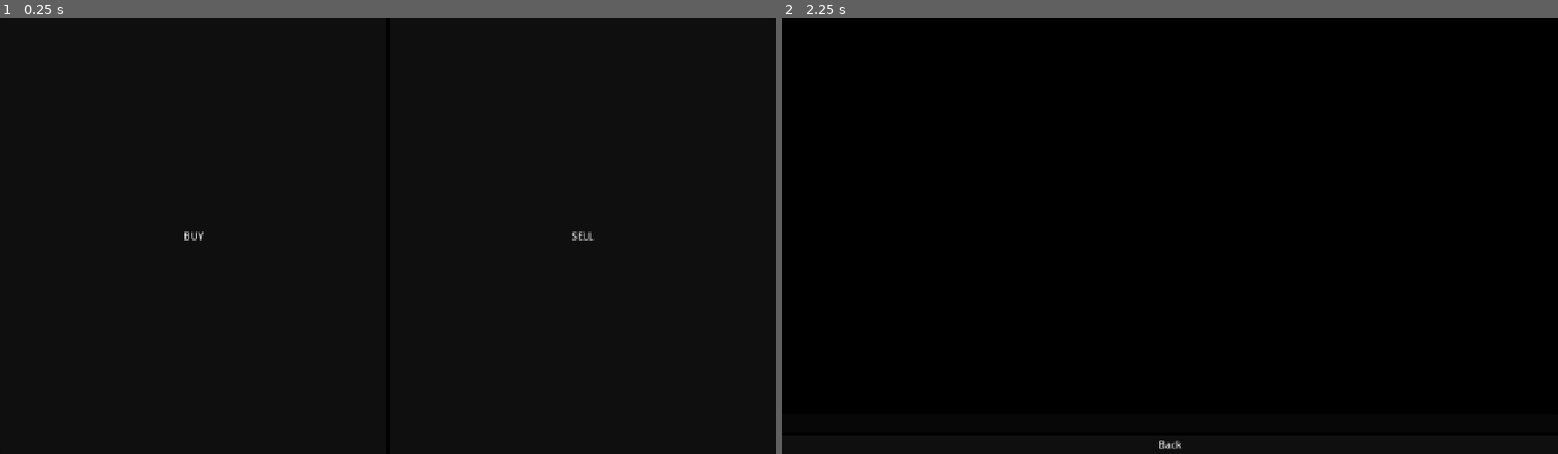
Above: before the commit, frames 1-2 (left to right).
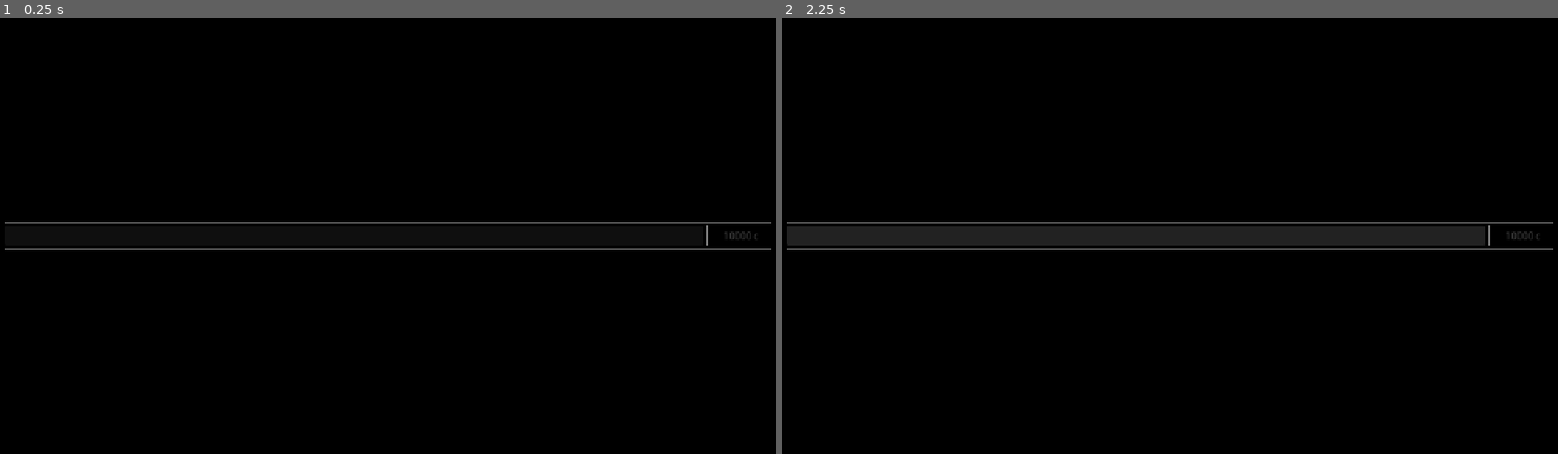
Above: after the commit, the same moments.

Repository: liamfmoran/1-bit-jam
Game: Godot game, scene res://scenes/ui/inventory_menu.tscn
Two runs of this game, one before a commit and one after it. Both use one fixed random seed, a clock stepped at 60 frames per second and the inputs below. This scene is started directly instead of the project's main scene. The engine's default icon, where the game draws it, is replaced by a stand-in: a white triangle on a blue panel in a dark square.
Inputs (mouse positions are in pixels of both pictures, inside the frame that each line leads up to):
- Up to frame 1 (0.25 s): no input
- Up to frame 2 (2.25 s): click (976, 236) at 0.5 s, where only the run before the commit has a clickable "BUY"; click (1170, 445) at 1.25 s, where only the run before the commit has a clickable "Back"; click (1138, 236) at 2.02 s

The runs differ from the first frame. In frame 1, 0.5% of the frame differs, in the area x 0-100%, y 46-54%; in frame 2, 4.5%, in the area x 0-100%, y 46-99%.

Commit message:
buying and selling works in shops

Diff:
--- /dev/null
+++ b/resources/items/test_item_3.tres
@@ -0,0 +1,11 @@
+[gd_resource type="Resource" script_class="ItemData" format=3 uid="uid://bjo1mylkwnkjg"]
+
+[ext_resource type="Script" uid="uid://bn83rld2thelr" path="res://resources/items/item_data.gd" id="1_ns85e"]
+
+[resource]
+script = ExtResource("1_ns85e")
+display_name = "Test_Item_3"
+description = "idk"
+mass = 1.0
+cost = 69
+metadata/_custom_type_script = "uid://bn83rld2thelr"
--- a/scenes/main.tscn
+++ b/scenes/main.tscn
@@ -23,6 +23,7 @@
 
 [node name="PostProcessLayer" type="CanvasLayer" parent="." unique_id=1923292393]
 layer = 2
+visible = false
 
 [node name="OneBitPost" type="ColorRect" parent="PostProcessLayer" unique_id=102847593]
 material = SubResource("ShaderMaterial_p9k2m")
--- a/scenes/ui/inventory_menu.gd
+++ b/scenes/ui/inventory_menu.gd
@@ -4,11 +4,7 @@
 
 @onready var inventory_list: VBoxContainer = %InventoryList
 @onready var shop_list: VBoxContainer = %ShopList
-@onready var buy_button: Button = $BuyMenu/ActionButton
-@onready var sell_button: Button = $SellMenu/ActionButton
-@onready var _home: Control = $Home
-@onready var _buy_menu: Control = $BuyMenu
-@onready var _sell_menu: Control = $SellMenu
+@onready var action_button: Button = %ActionButton
 
 var _inventory_group: ButtonGroup
 var _shop_group: ButtonGroup
@@ -20,13 +16,9 @@
 func _ready() -> void:
 	_inventory_group = ButtonGroup.new()
 	_shop_group = ButtonGroup.new()
-	buy_button.pressed.connect(_on_action_pressed)
-	sell_button.pressed.connect(_on_action_pressed)
-	buy_button.disabled = true
-	sell_button.disabled = true
+	action_button.pressed.connect(_on_action_pressed)
 	GameState.inventory_changed.connect(_refresh)
 	_refresh()
-	show_home()
 
 
 func set_parts(parts: Array[ItemData]) -> void:
@@ -37,11 +29,9 @@
 func _refresh() -> void:
 	_selected_item = null
 	_is_selling = false
-	buy_button.disabled = true
-	sell_button.disabled = true
 	_populate_inventory()
-	if not _shop_parts.is_empty():
-		_populate_shop()
+	%Credits.text = str(GameState.money) + ' c'
+	_populate_shop()
 
 
 func _populate_inventory() -> void:
@@ -73,11 +63,9 @@
 		_deselect_group(_shop_group)
 		_selected_item = item
 		_is_selling = true
-		sell_button.text = "Sell %s" % item.item_data.display_name
-		sell_button.disabled = false
+		action_button.text = 'Sell'
 	else:
 		_selected_item = null
-		sell_button.disabled = true
 
 
 func _on_shop_toggled(toggled_on: bool, item: Button) -> void:
@@ -85,11 +73,9 @@
 		_deselect_group(_inventory_group)
 		_selected_item = item
 		_is_selling = false
-		buy_button.text = "Buy"
-		buy_button.disabled = false
+		action_button.text = 'Buy'
 	else:
 		_selected_item = null
-		buy_button.disabled = true
 
 
 func _deselect_group(group: ButtonGroup) -> void:
@@ -105,35 +91,6 @@
 	if _is_selling:
 		GameState.sell_part(_selected_item.item_data)
 	else:
+		_shop_parts.erase(_selected_item.item_data)
+		print(_shop_parts)
 		GameState.buy_part(_selected_item.item_data)
-
-
-func show_buy():
-	_home.visible = false
-	_buy_menu.visible = true
-	_sell_menu.visible = false
-
-
-func show_sell():
-	_home.visible = false
-	_buy_menu.visible = false
-	_sell_menu.visible = true
-	_populate_inventory()
-
-
-func show_home():
-	_home.visible = true
-	_buy_menu.visible = false
-	_sell_menu.visible = false
-
-
-func _on_buy_button_button_down():
-	show_buy()
-
-
-func _on_back_button_button_down():
-	show_home()
-
-
-func _on_sell_button_button_down():
-	show_sell()
--- a/scenes/ui/inventory_menu.tscn
+++ b/scenes/ui/inventory_menu.tscn
@@ -12,7 +12,6 @@
 script = ExtResource("1_n5k8r")
 
 [node name="VBoxContainer" type="VBoxContainer" parent="." unique_id=553347918]
-visible = false
 layout_mode = 1
 anchors_preset = 15
 anchor_right = 1.0
@@ -24,96 +23,60 @@
 grow_horizontal = 2
 grow_vertical = 2
 
-[node name="InventoryLabel" type="Label" parent="VBoxContainer" unique_id=2128504697]
+[node name="ShopLabel" type="Label" parent="VBoxContainer" unique_id=2128504697]
 layout_mode = 2
 theme_override_colors/font_color = Color(0, 0, 0, 1)
-text = "Ship Parts"
+text = "SHOP"
+horizontal_alignment = 1
 
-[node name="HSeparator" type="HSeparator" parent="VBoxContainer" unique_id=1315930998]
-layout_mode = 2
-
-[node name="ShopLabel" type="Label" parent="VBoxContainer" unique_id=696541130]
-layout_mode = 2
-theme_override_colors/font_color = Color(0, 0, 0, 1)
-text = "Shop"
-
-[node name="ActionButton" type="Button" parent="VBoxContainer" unique_id=1386895505]
-layout_mode = 2
-text = "Buy Item"
-
-[node name="Home" type="HBoxContainer" parent="." unique_id=609656757]
-layout_mode = 1
-anchors_preset = 15
-anchor_right = 1.0
-anchor_bottom = 1.0
-grow_horizontal = 2
-grow_vertical = 2
-alignment = 1
-
-[node name="BuyButton" type="Button" parent="Home" unique_id=630405374]
-layout_mode = 2
-size_flags_horizontal = 3
-text = "BUY"
-
-[node name="SellButton" type="Button" parent="Home" unique_id=897180183]
-layout_mode = 2
-size_flags_horizontal = 3
-text = "SELL"
-
-[node name="BuyMenu" type="VBoxContainer" parent="." unique_id=1225177883]
-visible = false
-layout_mode = 1
-anchors_preset = 15
-anchor_right = 1.0
-anchor_bottom = 1.0
-grow_horizontal = 2
-grow_vertical = 2
-
-[node name="ShopScroll" type="ScrollContainer" parent="BuyMenu" unique_id=1571217849]
+[node name="ShopScroll" type="ScrollContainer" parent="VBoxContainer" unique_id=1571217849]
 layout_mode = 2
 size_flags_vertical = 3
 
-[node name="ShopList" type="VBoxContainer" parent="BuyMenu/ShopScroll" unique_id=1768939811]
+[node name="ShopList" type="VBoxContainer" parent="VBoxContainer/ShopScroll" unique_id=1768939811]
 unique_name_in_owner = true
 layout_mode = 2
 size_flags_horizontal = 3
 size_flags_vertical = 3
 
-[node name="ActionButton" type="Button" parent="BuyMenu" unique_id=1540124028]
+[node name="HSeparator" type="HSeparator" parent="VBoxContainer" unique_id=1315930998]
 layout_mode = 2
+
+[node name="HBoxContainer" type="HBoxContainer" parent="VBoxContainer" unique_id=425693839]
+layout_mode = 2
+
+[node name="ActionButton" type="Button" parent="VBoxContainer/HBoxContainer" unique_id=1386895505]
+unique_name_in_owner = true
+layout_mode = 2
+size_flags_horizontal = 3
 text = " "
 
-[node name="BackButton" type="Button" parent="BuyMenu" unique_id=2034685535]
+[node name="VSeparator" type="VSeparator" parent="VBoxContainer/HBoxContainer" unique_id=458407833]
 layout_mode = 2
-text = "Back"
 
-[node name="SellMenu" type="VBoxContainer" parent="." unique_id=1384454252]
-layout_mode = 1
-anchors_preset = 15
-anchor_right = 1.0
-anchor_bottom = 1.0
-grow_horizontal = 2
-grow_vertical = 2
+[node name="Credits" type="Label" parent="VBoxContainer/HBoxContainer" unique_id=1422042077]
+unique_name_in_owner = true
+custom_minimum_size = Vector2(100, 0)
+layout_mode = 2
+theme_override_colors/font_color = Color(0.2231029, 0.2231029, 0.22310287, 1)
+text = "Gold:"
+horizontal_alignment = 1
 
-[node name="InventoryScroll" type="ScrollContainer" parent="SellMenu" unique_id=1893138678]
+[node name="HSeparator2" type="HSeparator" parent="VBoxContainer" unique_id=536660667]
+layout_mode = 2
+
+[node name="InventoryLabel" type="Label" parent="VBoxContainer" unique_id=696541130]
+layout_mode = 2
+theme_override_colors/font_color = Color(0, 0, 0, 1)
+text = "INVENTORY"
+horizontal_alignment = 1
+
+[node name="InventoryScroll" type="ScrollContainer" parent="VBoxContainer" unique_id=1893138678]
 layout_mode = 2
 size_flags_vertical = 3
 
-[node name="InventoryList" type="VBoxContainer" parent="SellMenu/InventoryScroll" unique_id=2041037934]
+[node name="InventoryList" type="VBoxContainer" parent="VBoxContainer/InventoryScroll" unique_id=2041037934]
 unique_name_in_owner = true
 layout_mode = 2
 size_flags_horizontal = 3
 size_flags_vertical = 3
-
-[node name="ActionButton" type="Button" parent="SellMenu" unique_id=1012685147]
-layout_mode = 2
-text = " "
-
-[node name="BackButton" type="Button" parent="SellMenu" unique_id=50506293]
-layout_mode = 2
-text = "Back"
-
-[connection signal="button_down" from="Home/BuyButton" to="." method="_on_buy_button_button_down"]
-[connection signal="button_down" from="Home/SellButton" to="." method="_on_sell_button_button_down"]
-[connection signal="button_down" from="BuyMenu/BackButton" to="." method="_on_back_button_button_down"]
-[connection signal="button_down" from="SellMenu/BackButton" to="." method="_on_back_button_button_down"]
--- a/scenes/ui/item.tscn
+++ b/scenes/ui/item.tscn
@@ -4,7 +4,7 @@
 [ext_resource type="Texture2D" uid="uid://dbxud8km3iuy5" path="res://icon.svg" id="2_cwagn"]
 
 [node name="Item" type="Button" unique_id=815075186]
-custom_minimum_size = Vector2(240, 50)
+custom_minimum_size = Vector2(200, 50)
 offset_right = 240.0
 offset_bottom = 50.0
 toggle_mode = true
@@ -16,6 +16,7 @@
 anchors_preset = 15
 anchor_right = 1.0
 anchor_bottom = 1.0
+offset_right = -40.0
 grow_horizontal = 2
 grow_vertical = 2
 
@@ -33,6 +34,7 @@
 custom_minimum_size = Vector2(100, 0)
 layout_mode = 2
 size_flags_vertical = 6
+theme_override_font_sizes/font_size = 20
 text = "TEST TEST"
 horizontal_alignment = 1
 
@@ -40,5 +42,6 @@
 unique_name_in_owner = true
 layout_mode = 2
 size_flags_vertical = 6
-text = "20c"
+theme_override_font_sizes/font_size = 12
+text = "20 c"
 horizontal_alignment = 1
--- a/scenes/world/dock.tscn
+++ b/scenes/world/dock.tscn
@@ -21,9 +21,19 @@
 [node name="DetectionShape" type="CollisionShape2D" parent="DetectionZone" unique_id=1754069099]
 shape = SubResource("RectangleShape2D_m4w9j")
 
+[node name="ColorRect" type="ColorRect" parent="." unique_id=586123754]
+z_index = -1
+offset_left = -461.0
+offset_top = -255.0
+offset_right = 439.0
+offset_bottom = 242.0
+mouse_filter = 2
+color = Color(0.50534403, 0.5053441, 0.50534403, 1)
+
 [node name="Panels" type="Node2D" parent="." unique_id=1362702286]
 
 [node name="LeftPanel" type="ColorRect" parent="Panels" unique_id=1058903222]
+clip_contents = true
 offset_left = -380.0
 offset_top = -200.0
 offset_right = -140.0
@@ -31,6 +41,7 @@
 pivot_offset = Vector2(240, 0)
 
 [node name="RightPanel" type="ColorRect" parent="Panels" unique_id=749663073]
+clip_contents = true
 offset_left = 140.0
 offset_top = -200.0
 offset_right = 380.0
--- a/scenes/world/world.tscn
+++ b/scenes/world/world.tscn
@@ -6,6 +6,7 @@
 [ext_resource type="Resource" uid="uid://0juojasyp6jn" path="res://resources/items/test_item_1.tres" id="5_gb53w"]
 [ext_resource type="Resource" uid="uid://bsaogegin6k01" path="res://resources/items/test_item_2.tres" id="6_5qq27"]
 [ext_resource type="Script" uid="uid://bkc422yookv1u" path="res://scenes/world/camera_manager.gd" id="7_c3p6r"]
+[ext_resource type="Resource" uid="uid://bjo1mylkwnkjg" path="res://resources/items/test_item_3.tres" id="7_gb53w"]
 [ext_resource type="Script" uid="uid://0kq6n7l7v0g3" path="res://scenes/world/hazard_manager.gd" id="8_j4v6w"]
 [ext_resource type="Script" uid="uid://dn33u33uig71g" path="res://scenes/world/asteroid_spawner.gd" id="9_n2r8t"]
 [ext_resource type="Script" uid="uid://x31eakdomtdm" path="res://scenes/world/world.gd" id="10_w5d2k"]
@@ -18,7 +19,7 @@
 
 [node name="DockA" parent="." unique_id=118775999 instance=ExtResource("2_n7x3q")]
 position = Vector2(0, -400)
-parts_for_sale = Array[ExtResource("4_1yooq")]([ExtResource("5_gb53w"), ExtResource("5_gb53w"), ExtResource("6_5qq27")])
+parts_for_sale = Array[ExtResource("4_1yooq")]([ExtResource("5_gb53w"), ExtResource("6_5qq27"), ExtResource("7_gb53w")])
 
 [node name="DockB" parent="." unique_id=175561740 instance=ExtResource("2_n7x3q")]
 position = Vector2(1195, -395)
